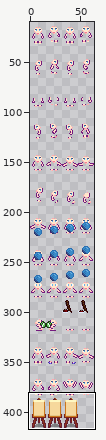
Two versions of one sprite sheet, [LittleNPC] The Farmer's Children Art - Standard/assets/Characters/Female/Skin/Xiddav.png. The first picture is a wide view before the edit; the outline marks the close-up.
Close-up. Earlier state:
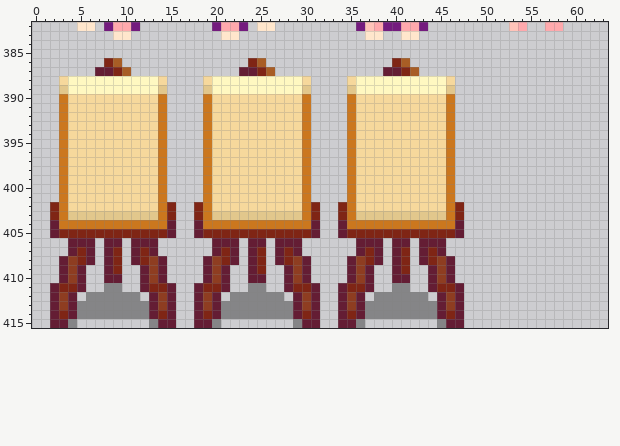
The file is 64x416 pixels. Shown: x 0..63, y 382..415. The wide view leaves out empty margins.
The result:
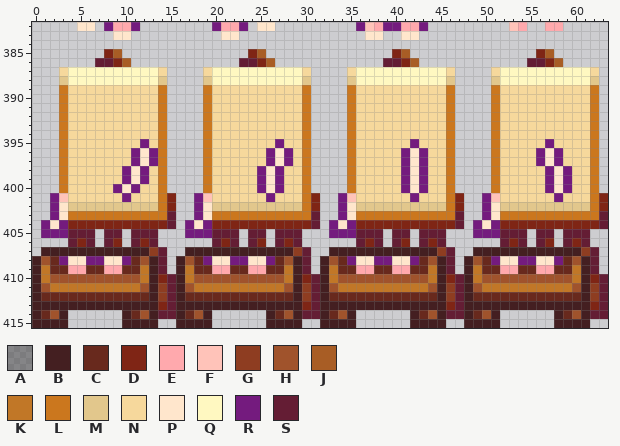
Palette (. is transparent): A #00000059  B #441f21  C #68291d  D #7f2515  E #ffa9ad  F #ffc3b9  G #8e3d21  H #a0532c  J #a85d25  K #c17727  L #cb771e  M #e2c78c  N #f6d89c  P #ffe6cc  Q #fff8c1  R #741b7e  S #641d34
Diff:
@@ x 0..63 @@
 384 ................................................................
-385 ................................................................
-386 ........DJ..............DJ..............DJ......................
-387 .......SSDJ............SSDJ............SSDJ.....................
-388 ...NQQQQQQQQQQN....NQQQQQQQQQQN....NQQQQQQQQQQN.................
-389 ...MQQQQQQQQQQM....MQQQQQQQQQQM....MQQQQQQQQQQM.................
-390 ...LNNNNNNNNNNL....LNNNNNNNNNNL....LNNNNNNNNNNL.................
-391 ...LNNNNNNNNNNL....LNNNNNNNNNNL....LNNNNNNNNNNL.................
-392 ...LNNNNNNNNNNL....LNNNNNNNNNNL....LNNNNNNNNNNL.................
-393 ...LNNNNNNNNNNL....LNNNNNNNNNNL....LNNNNNNNNNNL.................
-394 ...LNNNNNNNNNNL....LNNNNNNNNNNL....LNNNNNNNNNNL.................
-395 ...LNNNNNNNNNNL....LNNNNNNNNNNL....LNNNNNNNNNNL.................
-396 ...LNNNNNNNNNNL....LNNNNNNNNNNL....LNNNNNNNNNNL.................
-397 ...LNNNNNNNNNNL....LNNNNNNNNNNL....LNNNNNNNNNNL.................
-398 ...LNNNNNNNNNNL....LNNNNNNNNNNL....LNNNNNNNNNNL.................
-399 ...LNNNNNNNNNNL....LNNNNNNNNNNL....LNNNNNNNNNNL.................
-400 ...LNNNNNNNNNNL....LNNNNNNNNNNL....LNNNNNNNNNNL.................
-401 ...LNNNNNNNNNNL....LNNNNNNNNNNL....LNNNNNNNNNNL.................
-402 ..DLNNNNNNNNNNLD..DLNNNNNNNNNNLD..DLNNNNNNNNNNLD................
-403 ..DLMMMMMMMMMMLD..DLMMMMMMMMMMLD..DLMMMMMMMMMMLD................
-404 ..SLLLLLLLLLLLLS..SLLLLLLLLLLLLS..SLLLLLLLLLLLLS................
-405 ..SDDDDDDDDDDDDS..SDDDDDDDDDDDDS..SDDDDDDDDDDDDS................
-406 ....SSS.SS.SSS......SSS.SS.SSS......SSS.SS.SSS..................
-407 ....SDS.SD.SDS......SDS.SD.SDS......SDS.SD.SDS..................
-408 ...SGDS.SD.SDGS....SGDS.SD.SDGS....SGDS.SD.SDGS.................
-409 ...SGS..SD..SGS....SGS..SD..SGS....SGS..SD..SGS.................
-410 ...SGS..SS..SGS....SGS..SS..SGS....SGS..SS..SGS.................
-411 ..SDDS..AA..SDDS..SDDS..AA..SDDS..SDDS..AA..SDDS................
-412 ..SGS.AAAAAA.SGS..SGS.AAAAAA.SGS..SGS.AAAAAA.SGS................
-413 ..SGSAAAAAAAASGS..SGSAAAAAAAASGS..SGSAAAAAAAASGS................
-414 ..SDSAAAAAAAASDS..SDSAAAAAAAASDS..SDSAAAAAAAASDS................
-415 ..SSA........ASS..SSA........ASS..SSA........ASS................
+385 ........DJ..............DJ..............DJ..............DJ......
+386 .......SSDJ............SSDJ............SSDJ............SSDJ.....
+387 ...NQQQQQQQQQQN....NQQQQQQQQQQN....NQQQQQQQQQQN....NQQQQQQQQQQN.
+388 ...MQQQQQQQQQQM....MQQQQQQQQQQM....MQQQQQQQQQQM....MQQQQQQQQQQM.
+389 ...LNNNNNNNNNNL....LNNNNNNNNNNL....LNNNNNNNNNNL....LNNNNNNNNNNL.
+390 ...LNNNNNNNNNNL....LNNNNNNNNNNL....LNNNNNNNNNNL....LNNNNNNNNNNL.
+391 ...LNNNNNNNNNNL....LNNNNNNNNNNL....LNNNNNNNNNNL....LNNNNNNNNNNL.
+392 ...LNNNNNNNNNNL....LNNNNNNNNNNL....LNNNNNNNNNNL....LNNNNNNNNNNL.
+393 ...LNNNNNNNNNNL....LNNNNNNNNNNL....LNNNNNNNNNNL....LNNNNNNNNNNL.
+394 ...LNNNNNNNNNNL....LNNNNNNNNNNL....LNNNNNNNNNNL....LNNNNNNNNNNL.
+395 ...LNNNNNNNNRNL....LNNNNNNNRNNL....LNNNNNNRNNNL....LNNNNNRNNNNL.
+396 ...LNNNNNNNRPRL....LNNNNNNRPRNL....LNNNNNRPRNNL....LNNNNRPRNNNL.
+397 ...LNNNNNNNRPRL....LNNNNNNRPRNL....LNNNNNRPRNNL....LNNNNRPRNNNL.
+398 ...LNNNNNNRPRNL....LNNNNNRPRNNL....LNNNNNRPRNNL....LNNNNNRPRNNL.
+399 ...LNNNNNNRPRNL....LNNNNNRPRNNL....LNNNNNRPRNNL....LNNNNNRPRNNL.
+400 ...LNNNNNRPRNNL....LNNNNNRPRNNL....LNNNNNRPRNNL....LNNNNNRPRNNL.
+401 ..RFNNNNNNRNNNLD..RFNNNNNNRNNNLD..RFNNNNNNRNNNLD..RFNNNNNNRNNNLD
+402 ..RPMMMMMMMMMMLD..RPMMMMMMMMMMLD..RPMMMMMMMMMMLD..RPMMMMMMMMMMLD
+403 ..RPLLLLLLLLLLLS..RPLLLLLLLLLLLS..RPLLLLLLLLLLLS..RPLLLLLLLLLLLS
+404 .RPRDDDDDDDDDDDS.RPRDDDDDDDDDDDS.RPRDDDDDDDDDDDS.RPRDDDDDDDDDDDS
+405 .RRRSSS.SS.SSS...RRRSSS.SS.SSS...RRRSSS.SS.SSS...RRRSSS.SS.SSS..
+406 ....SDS.SD.SDS......SDS.SD.SDS......SDS.SD.SDS......SDS.SD.SDS..
+407 .BBBBBBBBBBBBGS..BBBBBBBBBBBBGS..BBBBBBBBBBBBGS..BBBBBBBBBBBBGS.
+408 BHCRPPRRPPRCHBS.BHCRPPRRPPRCHBS.BHCRPPRRPPRCHBS.BHCRPPRRPPRCHBS.
+409 BKCCEECCEECCKBS.BKCCEECCEECCKBS.BKCCEECCEECCKBS.BKCCEECCEECCKBS.
+410 BKHHHHHHHHHHKBDSBKHHHHHHHHHHKBDSBKHHHHHHHHHHKBDSBKHHHHHHHHHHKBDS
+411 BHKKKKKKKKKKHBGSBHKKKKKKKKKKHBGSBHKKKKKKKKKKHBGSBHKKKKKKKKKKHBGS
+412 BCCCCCCCCCCCCBGSBCCCCCCCCCCCCBGSBCCCCCCCCCCCCBGSBCCCCCCCCCCCCBGS
+413 BBBBBBBBBBBBBBDSBBBBBBBBBBBBBBDSBBBBBBBBBBBBBBDSBBBBBBBBBBBBBBDS
+414 BCHB......BCHBSSBCHB......BCHBSSBCHB......BCHBSSBCHB......BCHBSS
+415 BBBB......BBBB..BBBB......BBBB..BBBB......BBBB..BBBB......BBBB..
Pixel boxes of the changes (left, top, right, bottom) in both close-ups:
changed: (32, 49, 608, 328)
